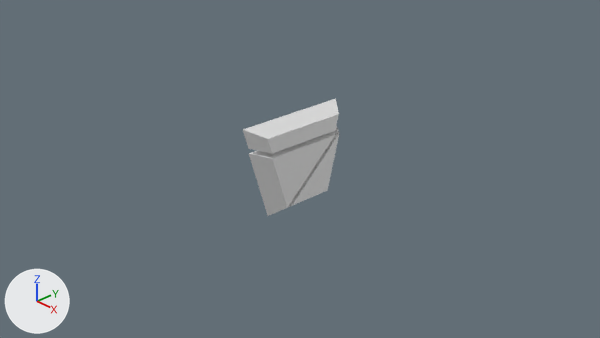
A saved change to the Blender file hand.blend.
One viewpoint serves both versions: the file's camera 'Camera'. The axes (+X, +Y, +Z) are drawn at lower left. The lights are the same throughout.

The first picture shows 'Forefingers.003', 'Palm.003', 'ThumbJoint.003'.
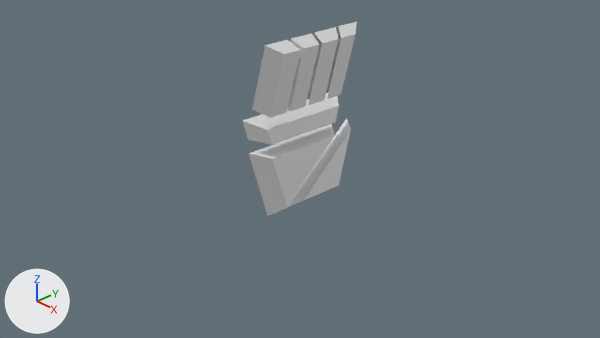
Changed parts and their boxes (x1, y1, x2, y2) in the pictures (600 x 338 px):
'Forefingers.003', moved: before (243, 99, 339, 154); after (243, 93, 339, 145)
'Little', added: after (252, 40, 300, 118)
'ThumbJoint.003', moved: before (288, 125, 339, 207); after (288, 118, 351, 207)
'Ring', added: after (287, 33, 320, 111)
'Middle', added: after (308, 27, 339, 105)
'Index', added: after (327, 22, 357, 99)

What changed in the scene script:
```text
Add me_fingers_004:
    me_fingers_004.from_pydata([(0.268, -0.805, 2.14), (0.402, -0.627, 2.022), (0.159, -0.642, 1.142), (0.024, -0.821, 1.26), (0.402, -0.358, 2.015), (0.159, -0.374, 1.135), (0.268, -0.455, 2.132), (0.024, -0.47, 1.251)], [], [(3, 2, 1, 0), (4, 6, 0, 1), (7, 3, 0, 6), (2, 5, 4, 1), (4, 5, 7, 6), (5, 2, 3, 7)])
Add me_fingers_003:
    me_fingers_003.from_pydata([(0.266, -0.047, 2.123), (0.395, -0.033, 2.009), (0.031, -0.062, 1.243), (0.161, -0.049, 1.128), (0.395, -0.298, 2.015), (0.161, -0.313, 1.135), (0.266, -0.392, 2.132), (0.031, -0.407, 1.251)], [], [(5, 3, 1, 4), (2, 7, 6, 0), (1, 0, 6, 4), (4, 6, 7, 5), (0, 1, 3, 2), (7, 2, 3, 5)])
Add me_fingers_002:
    me_fingers_002.from_pydata([(0.264, 0.004, 2.123), (0.389, 0.018, 2.009), (0.037, -0.013, 1.243), (0.162, 0.002, 1.128), (0.264, 0.379, 2.114), (0.037, 0.363, 1.234), (0.389, 0.306, 2.002), (0.162, 0.289, 1.122)], [], [(5, 2, 0, 4), (6, 4, 0, 1), (3, 7, 6, 1)])
Add me_fingers_001:
    me_fingers_001.from_pydata([(0.261, 0.771, 2.106), (0.379, 0.623, 1.995), (0.047, 0.756, 1.225), (0.165, 0.608, 1.115), (0.261, 0.426, 2.114), (0.047, 0.411, 1.234), (0.379, 0.359, 2.002), (0.165, 0.344, 1.122)], [], [(3, 2, 0, 1), (7, 3, 1, 6), (1, 0, 4, 6), (2, 5, 4, 0)])
Change ob_forefingers_003:
    ob_forefingers_003.location: (0.0, 0.0, 0.072) -> (0.0, 0.0, 0.194)
Change ob_thumbjoint_003:
    ob_thumbjoint_003.location: (0.0, 0.0824, 0.0) -> (0.0, 0.308, 0.0)
Add ob_little:
    ob_little = bpy.data.objects.new('Little', me_fingers_004)
    ob_little.location = (0.0, 0.0, -0.222)
Add ob_ring:
    ob_ring = bpy.data.objects.new('Ring', me_fingers_003)
    ob_ring.location = (0.0, 0.0, -0.222)
Add ob_middle:
    ob_middle = bpy.data.objects.new('Middle', me_fingers_002)
    ob_middle.location = (0.0, 0.0, -0.222)
Add ob_index:
    ob_index = bpy.data.objects.new('Index', me_fingers_001)
    ob_index.location = (0.0, 0.0, -0.222)
```
